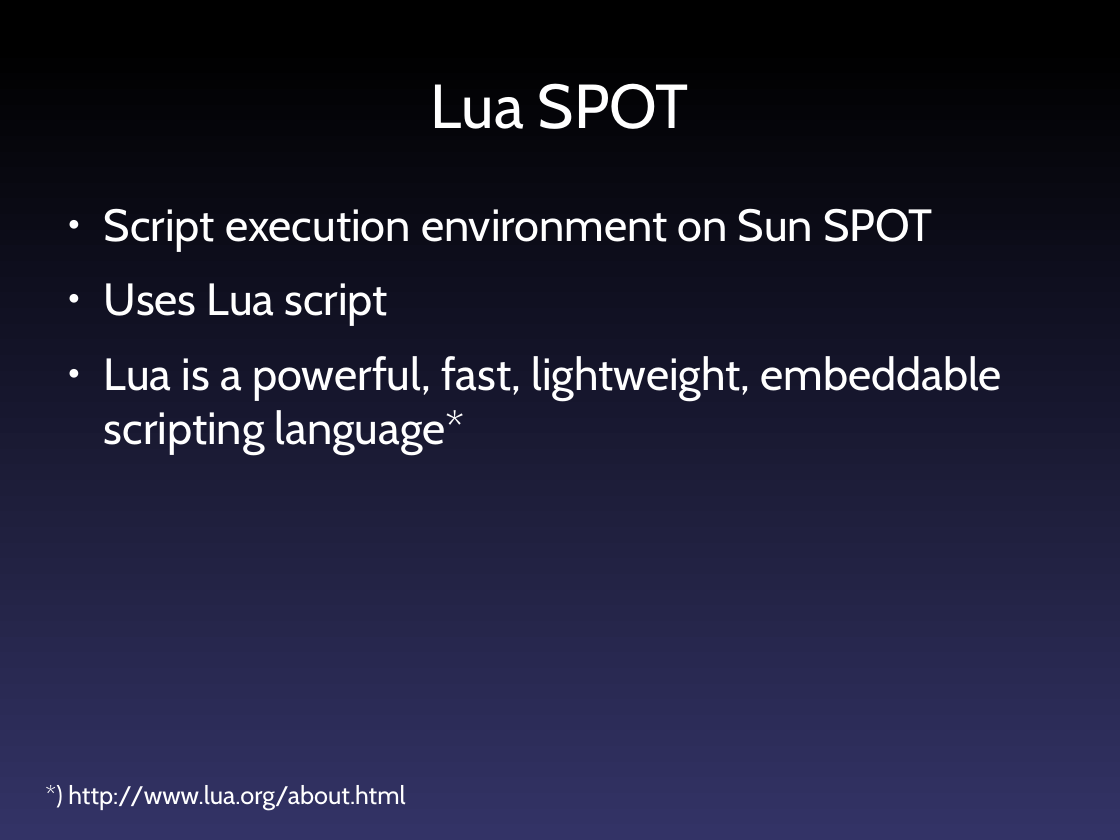
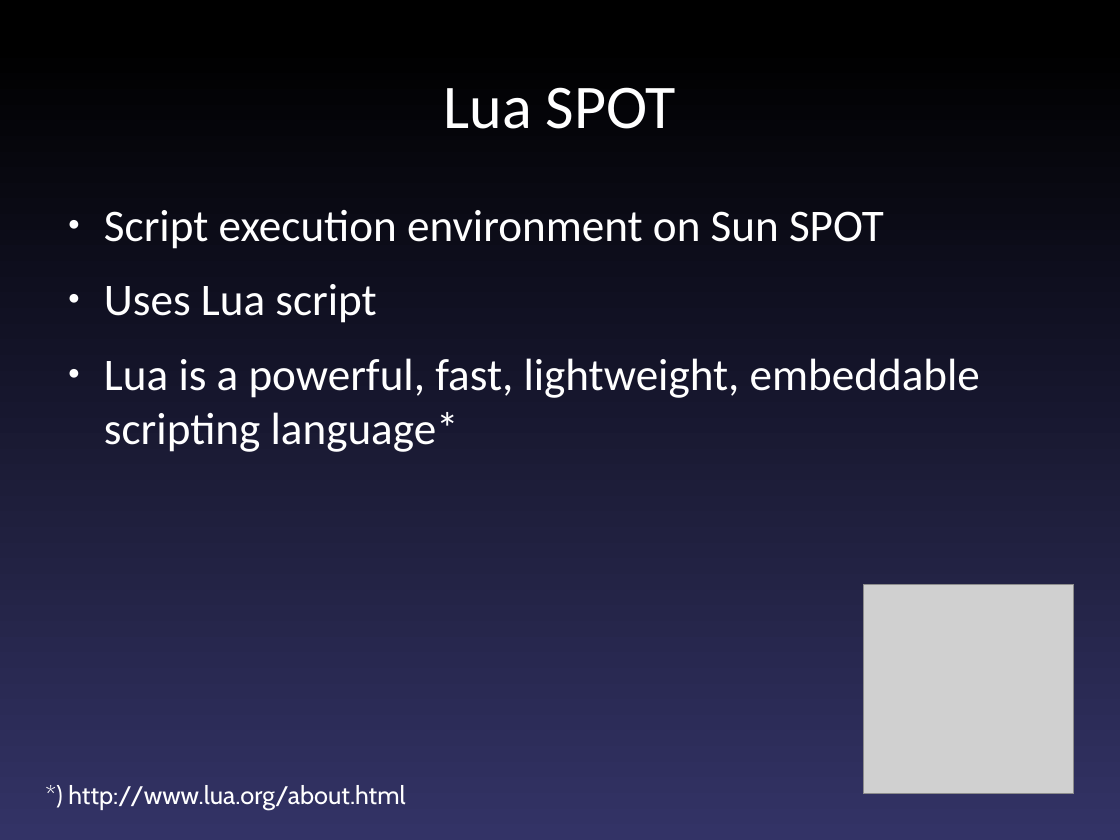
Before and after one commit to fajran/luaspot, a slide deck: slide 5 of doc/presentation/Scriptable Sensor Network.odp. Drawn at 1120x840 pixels with LibreOffice and Linux fonts; fonts in the diff are those of the drawing; grey boxes stand for pictures. Boxes give left, top, right and bottom in pixels: in the first picture for what was removed or moved away, otherwise in the second. Text is boxed around its words. In the diff, an @@ line names an element or a change of style, - is before the commit and + after.

```diff
--- a/doc/presentation/Scriptable Sensor Network.odp
+++ b/doc/presentation/Scriptable Sensor Network.odp
@@ title "Lua SPOT" at [443,87,676,129]: font Cabin to Calibri @@
@@ text "Script execution environment on Sun ..." at [104,210,980,452]: font Cabin to Calibri @@
@@ picture added at [864,584,1074,794] @@
```
Also in this commit, not shown: 14 other slides changed.
